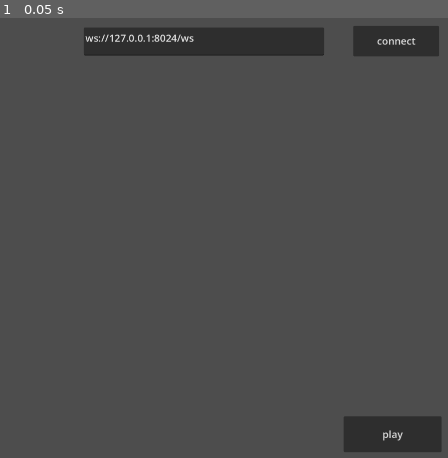
Above: before the commit, frame 1.
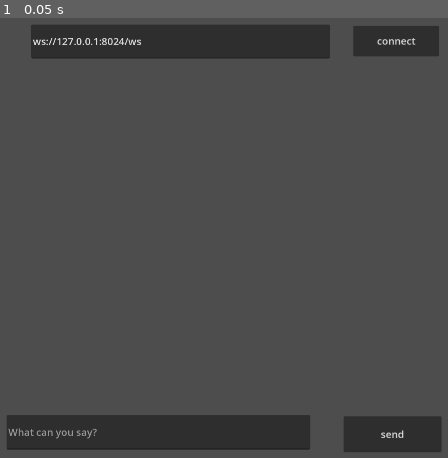
Above: after the commit, the same moment.

Repository: weiyi-boynextdoor/ProjectKobeClient
Game: Godot game, scene res://main_ui.tscn
Two runs of this game, one before a commit and one after it. Both use one fixed random seed, a clock stepped at 60 frames per second and the inputs below.
Inputs:
- Up to frame 1 (0.05 s): no input

The runs differ from the first frame. In frame 1, 7.1% of the frame differs, in the area x 1-91%, y 1-99%.

Commit message:
create websocket session

Diff:
--- a/main_ui.gd
+++ b/main_ui.gd
@@ -9,6 +9,7 @@
 
 func _process(delta: float) -> void:
 	ws.poll()
+	var last_ws_state := ws_state
 	ws_state = ws.get_ready_state()
 	match ws_state:
 		WebSocketPeer.STATE_CONNECTING:
@@ -21,6 +22,10 @@
 		WebSocketPeer.STATE_OPEN:
 			$btn_connect.text = "disconnect"
 			$btn_connect.disabled = false
+			if last_ws_state != WebSocketPeer.STATE_OPEN:
+				# create session
+				print("websocket connected, creating session...")
+				ws.send_text(JSON.stringify({"action": "create_session"}))
 		WebSocketPeer.STATE_CLOSING:
 			$btn_connect.text = "disconnecting..."
 			$btn_connect.disabled = true
@@ -30,8 +35,9 @@
 			$btn_connect.disabled = false
 
 
-func _on_btn_playsound_pressed() -> void:
-	$audio_player.play()
+func _on_btn_send_pressed() -> void:
+	# $audio_player.play()
+	pass
 
 
 func _on_btn_connect_pressed() -> void:
--- a/main_ui.tscn
+++ b/main_ui.tscn
@@ -12,7 +12,7 @@
 grow_vertical = 2
 script = ExtResource("1")
 
-[node name="btn_playsound" type="Button" parent="." unique_id=1326952406]
+[node name="btn_send" type="Button" parent="." unique_id=1326952406]
 layout_mode = 1
 anchors_preset = 3
 anchor_left = 1.0
@@ -26,7 +26,7 @@
 grow_horizontal = 0
 grow_vertical = 0
 theme_override_font_sizes/font_size = 24
-text = "play"
+text = "send"
 
 [node name="audio_player" type="AudioStreamPlayer" parent="." unique_id=1970930912]
 stream = ExtResource("2")
@@ -45,18 +45,6 @@
 text = "connect
 "
 
-[node name="text_connect_ip" type="TextEdit" parent="." unique_id=1899598809]
-layout_mode = 1
-anchors_preset = -1
-anchor_left = 1.0
-anchor_right = 1.0
-offset_left = -884.0
-offset_top = 35.0
-offset_right = -307.0
-offset_bottom = 102.0
-theme_override_font_sizes/font_size = 24
-text = "ws://127.0.0.1:8024/ws"
-
 [node name="text_assistant_response" type="RichTextLabel" parent="." unique_id=75583829]
 layout_mode = 1
 anchors_preset = -1
@@ -69,5 +57,34 @@
 offset_bottom = 69.63995
 grow_vertical = 2
 
-[connection signal="pressed" from="btn_playsound" to="." method="_on_btn_playsound_pressed"]
+[node name="text_user_input" type="LineEdit" parent="." unique_id=1546917745]
+layout_mode = 1
+anchors_preset = 3
+anchor_left = 1.0
+anchor_top = 1.0
+anchor_right = 1.0
+anchor_bottom = 1.0
+offset_left = -1069.0
+offset_top = -115.0
+offset_right = -340.5
+offset_bottom = -32.0
+grow_horizontal = 0
+grow_vertical = 0
+theme_override_font_sizes/font_size = 24
+placeholder_text = "What can you say?"
+
+[node name="text_connect_ip" type="LineEdit" parent="." unique_id=747993994]
+layout_mode = 1
+anchors_preset = -1
+anchor_left = 1.0
+anchor_right = 1.0
+offset_left = -1010.0
+offset_top = 28.0
+offset_right = -293.0
+offset_bottom = 109.0
+theme_override_font_sizes/font_size = 24
+text = "ws://127.0.0.1:8024/ws"
+placeholder_text = "input server addr here"
+
+[connection signal="pressed" from="btn_send" to="." method="_on_btn_send_pressed"]
 [connection signal="pressed" from="btn_connect" to="." method="_on_btn_connect_pressed"]
